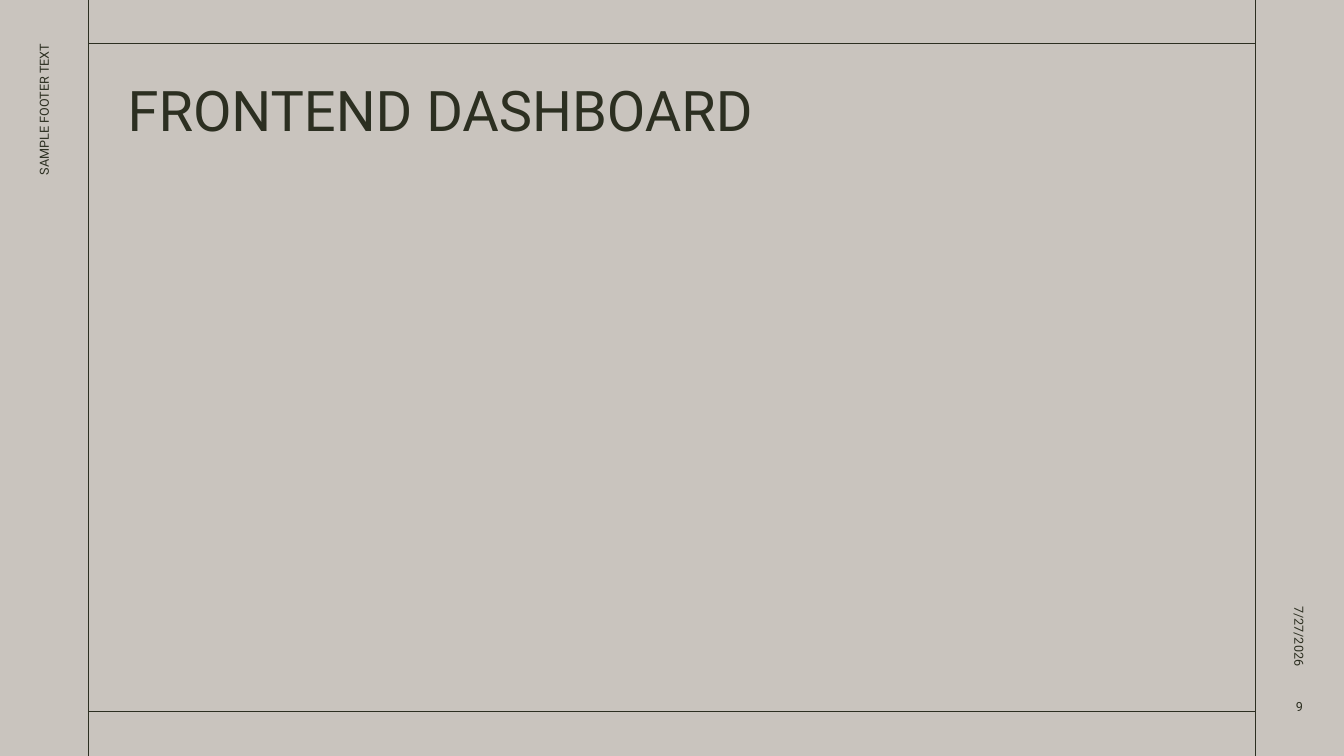
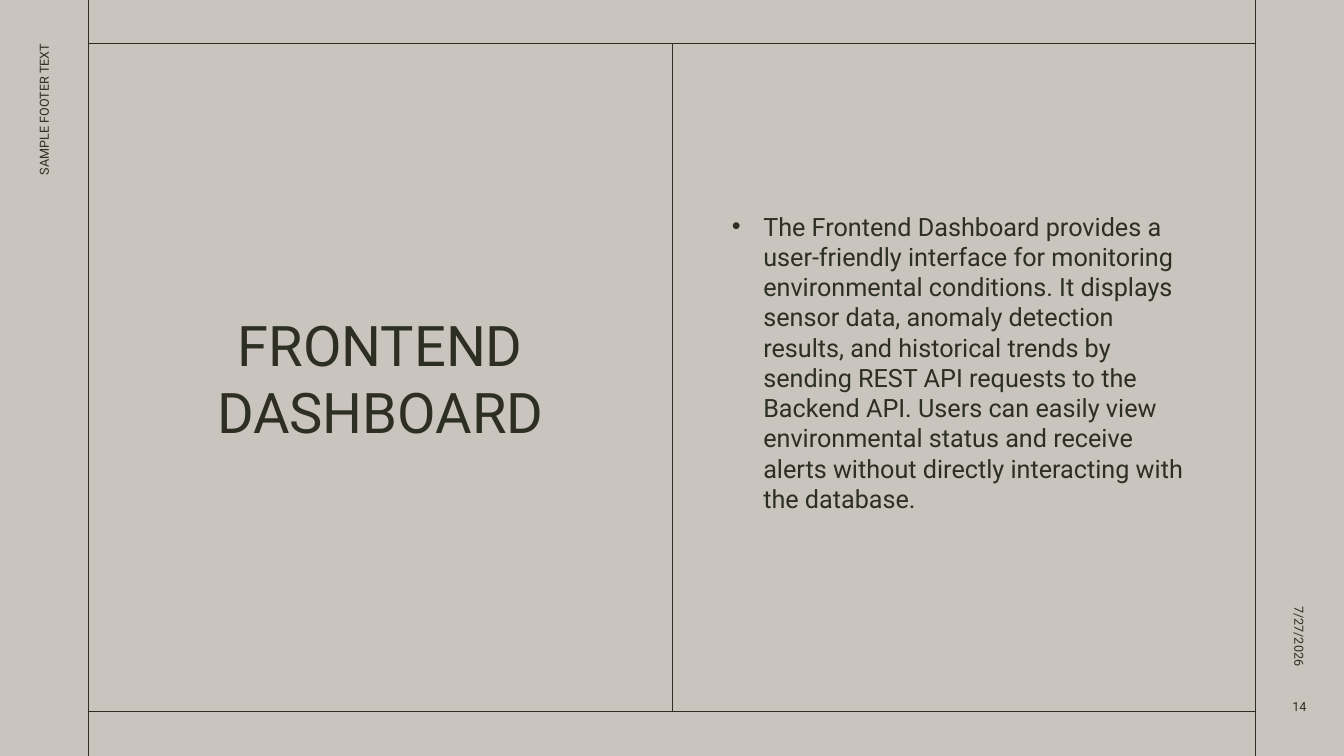
Before and after one commit to cucucumber789-svg/EGT307_T2_Bacon, a slide deck: slide 14 of EGT307 PRESENTATION.pptx (slide 9 before the commit). Drawn at 1344x756 pixels with LibreOffice and Linux fonts; fonts in the diff are those of the drawing. Boxes give left, top, right and bottom in pixels: in the first picture for what was removed or moved away, otherwise in the second. Text is boxed around its words. In the diff, an @@ line names an element or a change of style, - is before the commit and + after.

```diff
--- a/EGT307 PRESENTATION.pptx
+++ b/EGT307 PRESENTATION.pptx
@@ line added from (673, 44) to (673, 712), #2C2F21 0.5 pt @@
@@ title "FRONTEND DASHBOARD": place and size @@
-title "FRONTEND DASHBOARD" at (128, 90, 752, 132)
+title "FRONTEND DASHBOARD" at (217, 325, 543, 434)
@@ title "FRONTEND DASHBOARD" at (217, 325, 543, 434): alignment left to centre; vertical alignment top to middle @@
@@ text added at (763, 217, 1183, 508), 18 pt, text #2C2F21 @@
+• The Frontend Dashboard provides a user-friendly interface for monitoring environmental conditions. It displays sensor data, anomaly detection results, and historical trends by sending REST API requests to the Backend API. Users can easily view environmental status and receive alerts without directly interacting with the database.
@@ page number at (1292, 702, 1306, 711): text changed @@
-9
+14
```
Also in this commit, not shown: 6 other slides changed, 2 other files.
